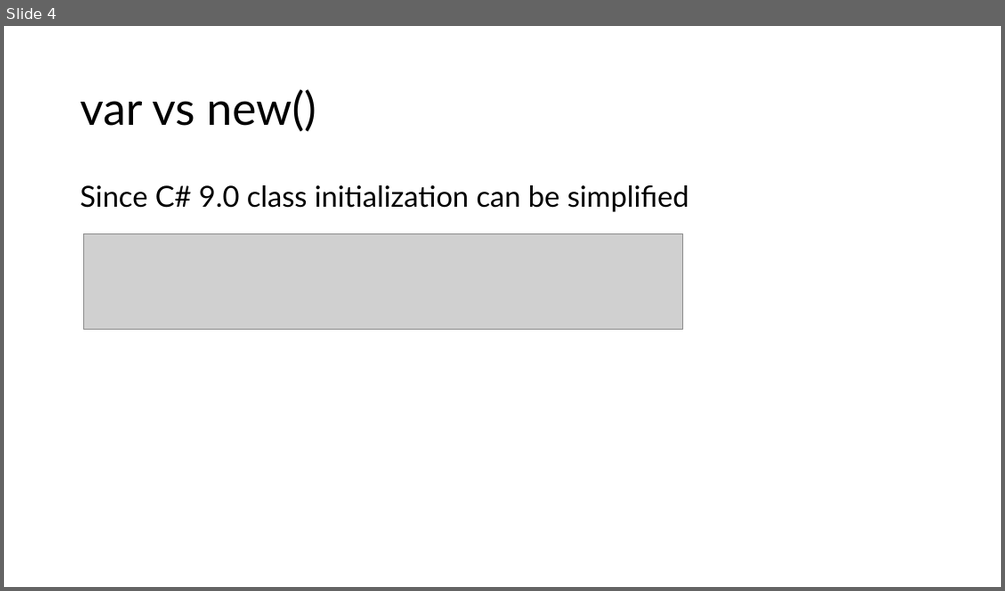
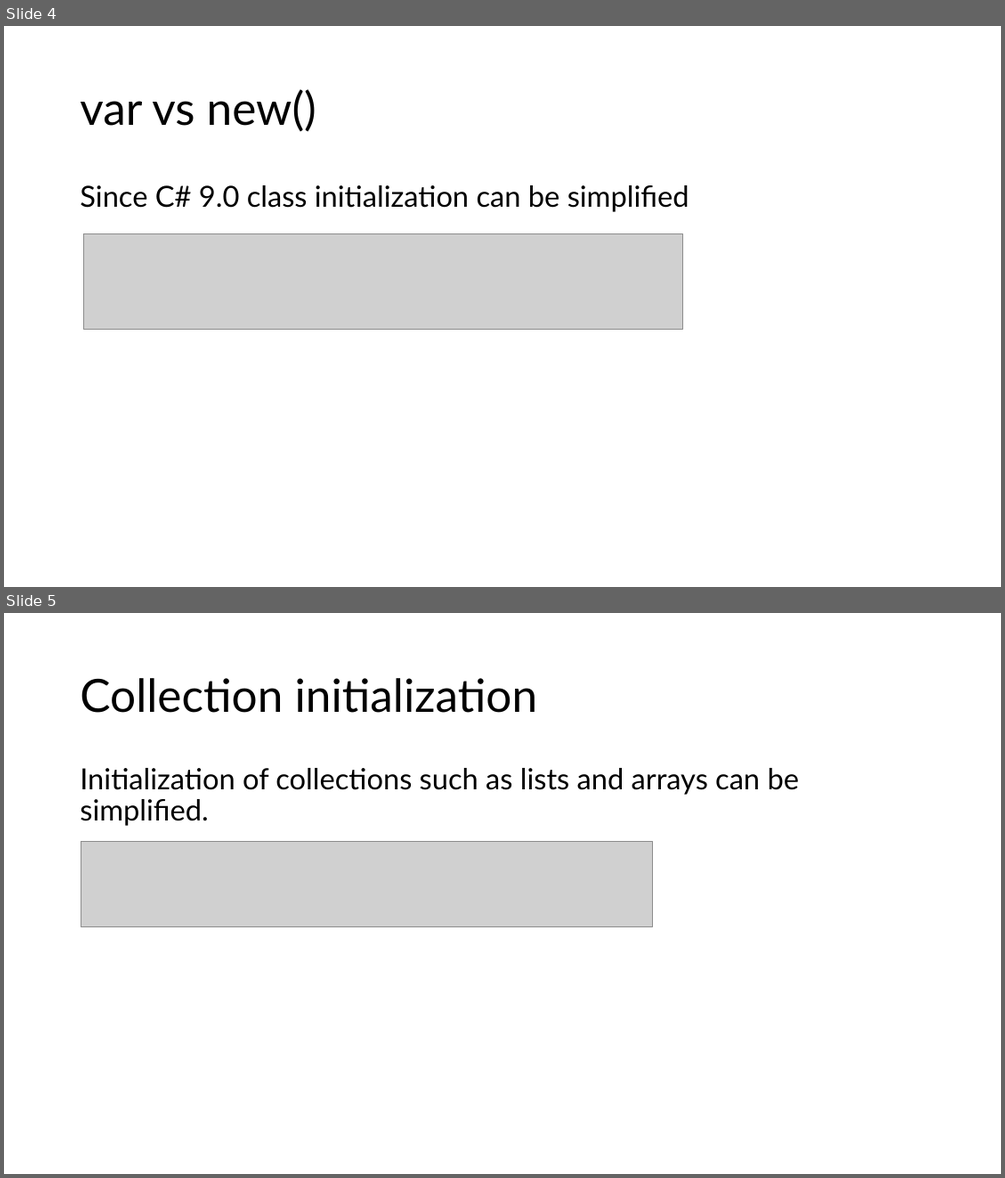
Before and after one commit to LuisSouto/C-sharp-new-features, a slide deck: slides.pptx. Shown one above the other, each under a label of ours: slide 4 before the commit, slides 4 and 5 after it. The pictures are 1005x591 and 1005x1178 pixels, drawn with LibreOffice and Linux fonts; fonts in the diff are those of the drawing; grey boxes stand for pictures. Boxes give left, top, right and bottom in pixels: in the first picture for what was removed or moved away, otherwise in the second. Text is boxed around its words. In the diff, an @@ line names an element or a change of style, - is before the commit and + after.

Commit message:
Initialization with [].

```diff
--- a/slides.pptx
+++ b/slides.pptx
@@ slide 5 added at [4,613,1001,1174], background #FFFFFF @@
@@ title added at [80,678,538,713], 44 pt, text #000000 @@
+Collection initialization
@@ text added at [80,768,800,826], 28 pt, text #000000 @@
+Initialization of collections such as lists and arrays can be simplified.
@@ picture added at [81,841,652,926] @@
```
Also in this commit, not shown: 2 other files.
